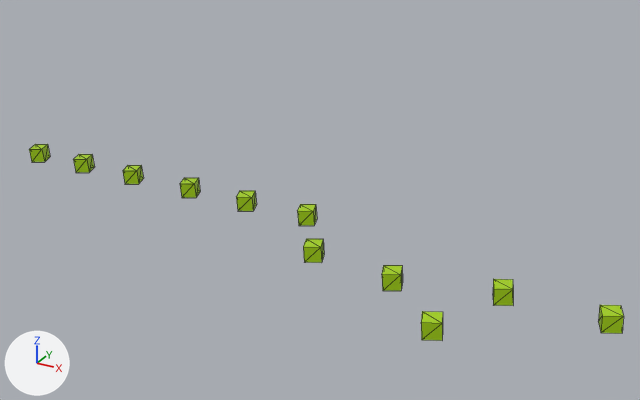
A saved change to the COLLADA model sim/unreal_meshes/car03_tunnel.dae.
One viewpoint serves both versions: a camera (50 mm lens) standing at (5.7, -38.7, 22.7) and looking at (-20.7, 9.2, -1.3). Lighting does not change. The marker at lower left points along +X, +Y and +Z. Mesh edges are drawn as thin lines. Where no turn or scale is listed for an object, it has been applied to the vertices.
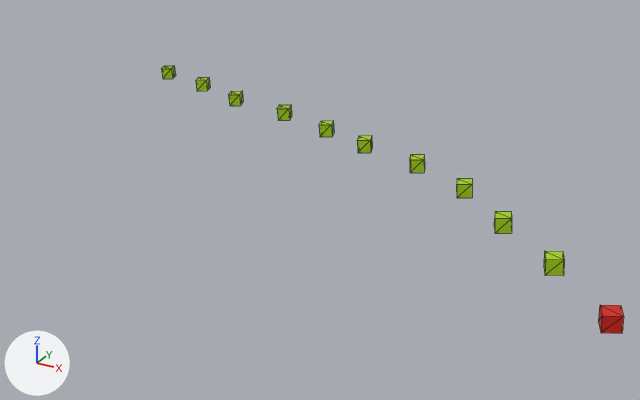
Commit message: added tunnel03

Changed parts and their boxes (x1, y1, x2, y2) in the pictures (640 x 400 px):
'Cube_014_001_003_002_001', moved: before (493, 279, 513, 306); after (544, 251, 564, 276)
'Cube_014_001_003_002_002', moved: before (421, 311, 443, 341); after (494, 211, 512, 233)
'Cube_014_001_003_002_003', moved: before (382, 265, 403, 291); after (457, 178, 472, 198)
'Cube_014_001_003_002_004', moved: before (303, 239, 324, 263); after (410, 154, 425, 173)
'Cube_014_001_003_002', recoloured (green to red): (598, 305, 624, 333) in both
'Cube_014_001_003_002_005', moved: before (297, 204, 317, 226); after (357, 135, 372, 153)
'Cube_014_001_003_002_006', moved: before (236, 191, 257, 211); after (319, 120, 334, 137)
'Cube_014_001_003_002_007', moved: before (180, 178, 200, 198); after (277, 105, 292, 120)
'Cube_014_001_003_002_008', moved: before (123, 165, 144, 184); after (228, 91, 243, 106)
'Cube_014_001_003_002_009', moved: before (73, 154, 94, 173); after (196, 77, 210, 91)
'Cube_014_001_003_002_010', moved: before (29, 144, 50, 162); after (161, 66, 176, 79)

Patch to the scene script:
```diff
--- a/sim/unreal_meshes/car03_tunnel.dae.py
+++ b/sim/unreal_meshes/car03_tunnel.dae.py
@@ mat_material_001_001_001_001_001 @@
 mat_material_001_001_001_001_001 = principled_material('Material_001_001_001_001_001')
-mat_material_001_001_001_001_001.base_color = (0.367, 0.64, 0.0)  # green #a3d100
+mat_material_001_001_001_001_001.base_color = (0.64, 0.0136, 0.0)  # red #d11f00
 mat_material_001_001_001_001_001.roughness = 0.44
@@ ob_cube_014_001_003_002_010 @@
 ob_cube_014_001_003_002_010 = bpy.data.objects.new('Cube_014_001_003_002_010', me_cube_722)
-ob_cube_014_001_003_002_010.location = (-39.5, 2.88, 0.75)
+ob_cube_014_001_003_002_010.location = (-44.59, 24.0, 0.75)
@@ ob_cube_014_001_003_002_009 @@
 ob_cube_014_001_003_002_009 = bpy.data.objects.new('Cube_014_001_003_002_009', me_cube_721)
-ob_cube_014_001_003_002_009.location = (-35.43, 2.88, 0.75)
+ob_cube_014_001_003_002_009.location = (-39.56, 22.36, 0.75)
@@ ob_cube_014_001_003_002_008 @@
 ob_cube_014_001_003_002_008 = bpy.data.objects.new('Cube_014_001_003_002_008', me_cube_720)
-ob_cube_014_001_003_002_008.location = (-31.18, 2.88, 0.75)
+ob_cube_014_001_003_002_008.location = (-34.71, 20.24, 0.75)
@@ ob_cube_014_001_003_002_007 @@
 ob_cube_014_001_003_002_007 = bpy.data.objects.new('Cube_014_001_003_002_007', me_cube_719)
-ob_cube_014_001_003_002_007.location = (-26.57, 2.88, 0.75)
+ob_cube_014_001_003_002_007.location = (-29.22, 18.95, 0.75)
@@ ob_cube_014_001_003_002_006 @@
 ob_cube_014_001_003_002_006 = bpy.data.objects.new('Cube_014_001_003_002_006', me_cube_718)
-ob_cube_014_001_003_002_006.location = (-22.31, 2.88, 0.75)
+ob_cube_014_001_003_002_006.location = (-24.44, 17.11, 0.75)
@@ ob_cube_014_001_003_002_005 @@
 ob_cube_014_001_003_002_005 = bpy.data.objects.new('Cube_014_001_003_002_005', me_cube_717)
-ob_cube_014_001_003_002_005.location = (-18.03, 2.88, 0.75)
+ob_cube_014_001_003_002_005.location = (-20.43, 15.46, 0.75)
@@ ob_cube_014_001_003_002_004 @@
 ob_cube_014_001_003_002_004 = bpy.data.objects.new('Cube_014_001_003_002_004', me_cube_716)
-ob_cube_014_001_003_002_004.location = (-15.41, -1.01, 0.75)
+ob_cube_014_001_003_002_004.location = (-15.63, 13.75, 0.75)
@@ ob_cube_014_001_003_002_003 @@
 ob_cube_014_001_003_002_003 = bpy.data.objects.new('Cube_014_001_003_002_003', me_cube_715)
-ob_cube_014_001_003_002_003.location = (-10.39, -1.77, 0.75)
+ob_cube_014_001_003_002_003.location = (-11.32, 11.24, 0.75)
@@ ob_cube_014_001_003_002_002 @@
 ob_cube_014_001_003_002_002 = bpy.data.objects.new('Cube_014_001_003_002_002', me_cube_714)
-ob_cube_014_001_003_002_002.location = (-6.85, -5.09, 0.75)
+ob_cube_014_001_003_002_002.location = (-7.56, 7.47, 0.75)
@@ ob_cube_014_001_003_002_001 @@
 ob_cube_014_001_003_002_001 = bpy.data.objects.new('Cube_014_001_003_002_001', me_cube_713)
-ob_cube_014_001_003_002_001.location = (-4.96, -0.47, 0.75)
+ob_cube_014_001_003_002_001.location = (-3.59, 3.83, 0.75)
```
